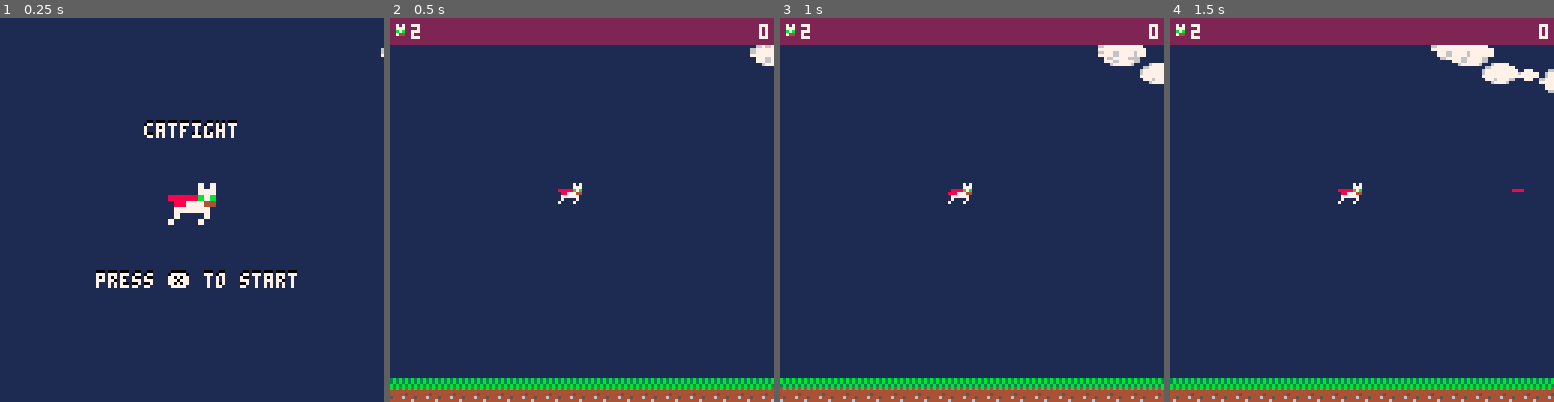
Above: before the commit, frames 1-4 (left to right).
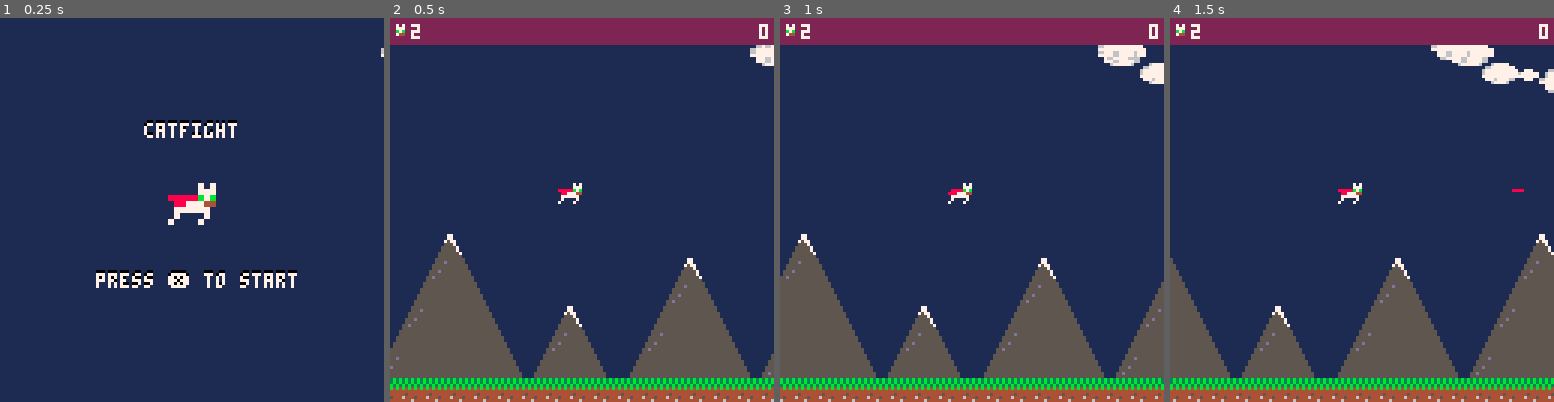
Above: after the commit, the same moments.

Repository: zothynine/picoheads
Game: PICO-8 cartridge catfight_ahead.p8
Two runs of this game, one before a commit and one after it. Both use one fixed random seed, a clock stepped at 60 frames per second and the inputs below.
Inputs:
- Up to frame 1 (0.25 s): no input
- Up to frame 2 (0.5 s): tap X (X key) at 0.33 s
- Up to frame 3 (1 s): no input
- Up to frame 4 (1.5 s): tap X (X key) at 1.07 s

Frame 1 is identical in both runs. In frame 2, 14% of the frame differs, in the area x 0-100%, y 56-94%; in frame 3, 14%; in frame 4, 14%.

Commit message:
Vorbereitung/Prototying Episode 12

Diff:
--- a/catfight_ahead.p8
+++ b/catfight_ahead.p8
@@ -6,6 +6,13 @@
 --sfx
 -- 00 laser
 -- 01 explosion
+
+-- changes:
+-- 	update_game_timer global
+-- 	und auch im gover state
+
+--		map sprites in tab1 verschoben
+--		parallax animation
 
 function _init()
 	⧗={
@@ -26,8 +33,10 @@
 	clouds={}
 
 	maps={
-		tile1_x=0,
-		tile2_x=128
+		gnd1_x=0,
+		gnd2_x=128,
+		plx1_x=0,
+		plx2_x=128,
 	}
 
 	ascii={
@@ -84,6 +93,19 @@
 	_draw=draw_start
 end
 
+function update_game_timer()
+ ⧗.game.f+=1
+ if ⧗.game.f==59 then
+  ⧗.game.f=0
+  ⧗.game.s+=1
+ end
+ if ⧗.game.s==59 then
+  ⧗.game.s=0
+  ⧗.game.m+=1
+ end
+ ⧗.game.str=⧗.game.m..":"..⧗.game.s..":"..⧗.game.f
+end
+
 function print_center(_txt,_y,_c)
 	local _t=tostr(_txt)
 	print(_t,(128-(#_t*4))/2,_y,_c)
@@ -127,18 +149,6 @@
 end
 -->8
 --game
-function update_game_timer()
- ⧗.game.f+=1
- if ⧗.game.f==59 then
-  ⧗.game.f=0
-  ⧗.game.s+=1
- end
- if ⧗.game.s==59 then
-  ⧗.game.s=0
-  ⧗.game.m+=1
- end
- ⧗.game.str=⧗.game.m..":"..⧗.game.s..":"..⧗.game.f
-end
 
 function collision(_a,_b)
 	--test if shot hits emeny
@@ -330,10 +340,14 @@
 end
 
 function update_map()
-	maps.tile1_x-=0.5
-	maps.tile2_x-=0.5
-	if (maps.tile1_x<=-128) maps.tile1_x=128
-	if (maps.tile2_x<=-128) maps.tile2_x=128
+	maps.gnd1_x-=0.5
+	maps.gnd2_x-=0.5
+	maps.plx1_x-=0.4
+	maps.plx2_x-=0.4
+	if (maps.gnd1_x<=-128) maps.gnd1_x=128
+	if (maps.gnd2_x<=-128) maps.gnd2_x=128
+	if (maps.plx1_x<=-128) maps.plx1_x=128
+	if (maps.plx2_x<=-128) maps.plx2_x=128
 end
 
 function update_cape()
@@ -418,8 +432,12 @@
 function draw_game()
 	cls()
 	rectfill(0,0,127,127,1)
-	map(0,0,maps.tile1_x,0,16,16)
-	map(0,0,maps.tile2_x,0,16,16)
+	--parallax1
+	map(0,9,maps.plx1_x,72,16,6)
+	map(0,9,maps.plx2_x,72,16,6)
+	--ground
+	map(0,15,maps.gnd1_x,120,16,1)
+	map(0,15,maps.gnd2_x,120,16,1)
 	foreach(clouds,draw_cloud)
 
 
@@ -445,6 +463,7 @@
 --game over
 
 function update_gover()
+ update_game_timer()
 	update_clouds()
 	ascii.x=60
 	ascii.y=100
@@ -452,11 +471,17 @@
 
 	--todo: fertig denken!
 	-- loesung = variable fuer die speed
-	ascii.ghost_x-=0.5
-	if ascii.ghost_x <= 58 then
-		ascii.ghost_x+=0.5
-	elseif ascii.ghost_x > 62 then
-		ascii.ghost_x-=0.5
+	--ascii.ghost_x-=0.5
+	--if ascii.ghost_x <= 58 then
+	--	ascii.ghost_x+=0.5
+	--elseif ascii.ghost_x > 62 then
+	--	ascii.ghost_x-=0.5
+	--end
+
+	if ⧗.game.f<30 then
+		ascii.ghost_x-=0.2
+	else
+		ascii.ghost_x+=0.2
 	end
 
 	if btn(5) then
@@ -479,8 +504,23 @@
 	print_center("your score is "..score,42,0)
 	print_center("your score is "..score,43,7)
 	if (ascii.ghost_y >= -7) draw_ascii(2,true)
-	print(ascii.ghost_x,5,5,8)
-end
+end
+…(16 lines of a section not shown)…
 
 
 
@@ -516,13 +556,13 @@
 0000000000000000000000000000000000000000000000000000000000000000000000000000000000000000000000000000000000000000000000000000000000000000000000000000000000000000000000000000000000000000000000000000000000000000000000000000000000000000000000000000000000000000
 0000000000000000000000000000000000000000000000000000000000000000000000000000000000000000000000000000000000000000000000000000000000000000000000000000000000000000000000000000000000000000000000000000000000000000000000000000000000000000000000000000000000000000
 0000000000000000000000000000000000000000000000000000000000000000000000000000000000000000000000000000000000000000000000000000000000000000000000000000000000000000000000000000000000000000000000000000000000000000000000000000000000000000000000000000000000000000
-0000000000000000000000000000000000000000000000000000000000000000000000000000000000000000000000000000000000000000000000000000000000000000000000000000000000000000000000000000000000000000000000000000000000000000000000000000000000000000000000000000000000000000
-0000000000000000000000000000000000000000000000000000000000000000000000000000000000000000000000000000000000000000000000000000000000000000000000000000000000000000000000000000000000000000000000000000000000000000000000000000000000000000000000000000000000000000
-0000000000000000000000000000000000000000000000000000000000000000000000000000000000000000000000000000000000000000000000000000000000000000000000000000000000000000000000000000000000000000000000000000000000000000000000000000000000000000000000000000000000000000
-0000000000000000000000000000000000000000000000000000000000000000000000000000000000000000000000000000000000000000000000000000000000000000000000000000000000000000000000000000000000000000000000000000000000000000000000000000000000000000000000000000000000000000
-0000000000000000000000000000000000000000000000000000000000000000000000000000000000000000000000000000000000000000000000000000000000000000000000000000000000000000000000000000000000000000000000000000000000000000000000000000000000000000000000000000000000000000
-0000000000000000000000000000000000000000000000000000000000000000000000000000000000000000000000000000000000000000000000000000000000000000000000000000000000000000000000000000000000000000000000000000000000000000000000000000000000000000000000000000000000000000
-2020202020202020202020202020202000000000000000000000000000000000000000000000000000000000000000000000000000000000000000000000000000000000000000000000000000000000000000000000000000000000000000000000000000000000000000000000000000000000000000000000000000000000
-
-
-
+0000464700000000000000000000000000000000000000000000000000000000000000000000000000000000000000000000000000000000000000000000000000000000000000000000000000000000000000000000000000000000000000000000000000000000000000000000000000000000000000000000000000000000
+0000414200000000000000004647000000000000000000000000000000000000000000000000000000000000000000000000000000000000000000000000000000000000000000000000000000000000000000000000000000000000000000000000000000000000000000000000000000000000000000000000000000000000
+0044434345000000000000004142000000000000000000000000000000000000000000000000000000000000000000000000000000000000000000000000000000000000000000000000000000000000000000000000000000000000000000000000000000000000000000000000000000000000000000000000000000000000
+0041434342000046470000444343450000000000000000000000000000000000000000000000000000000000000000000000000000000000000000000000000000000000000000000000000000000000000000000000000000000000000000000000000000000000000000000000000000000000000000000000000000000000
+4443434343450041420000414343420000000000000000000000000000000000000000000000000000000000000000000000000000000000000000000000000000000000000000000000000000000000000000000000000000000000000000000000000000000000000000000000000000000000000000000000000000000000
+4143434343424443434544434343434500000000000000000000000000000000000000000000000000000000000000000000000000000000000000000000000000000000000000000000000000000000000000000000000000000000000000000000000000000000000000000000000000000000000000000000000000000000
+4040404040404040404040404040404000000000000000000000000000000000000000000000000000000000000000000000000000000000000000000000000000000000000000000000000000000000000000000000000000000000000000000000000000000000000000000000000000000000000000000000000000000000
+
+
+
Not shown, changed: 24 lines of the sprite sheet (__gfx__) section of catfight_ahead.p8
